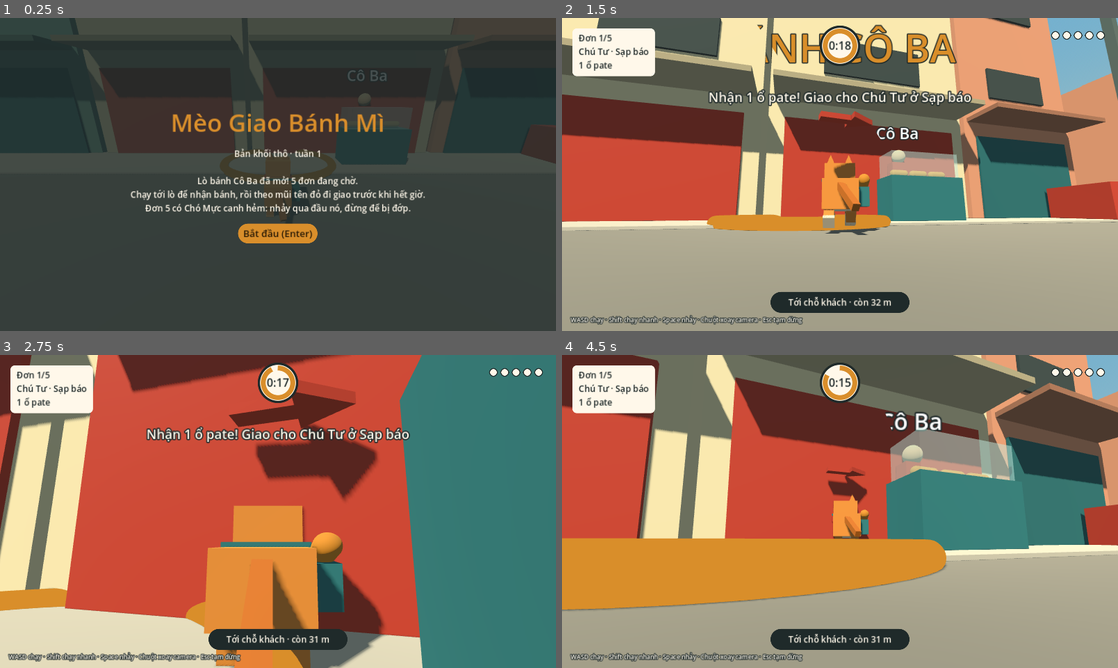
Above: before the commit, frames 1-4 (two rows, left to right).
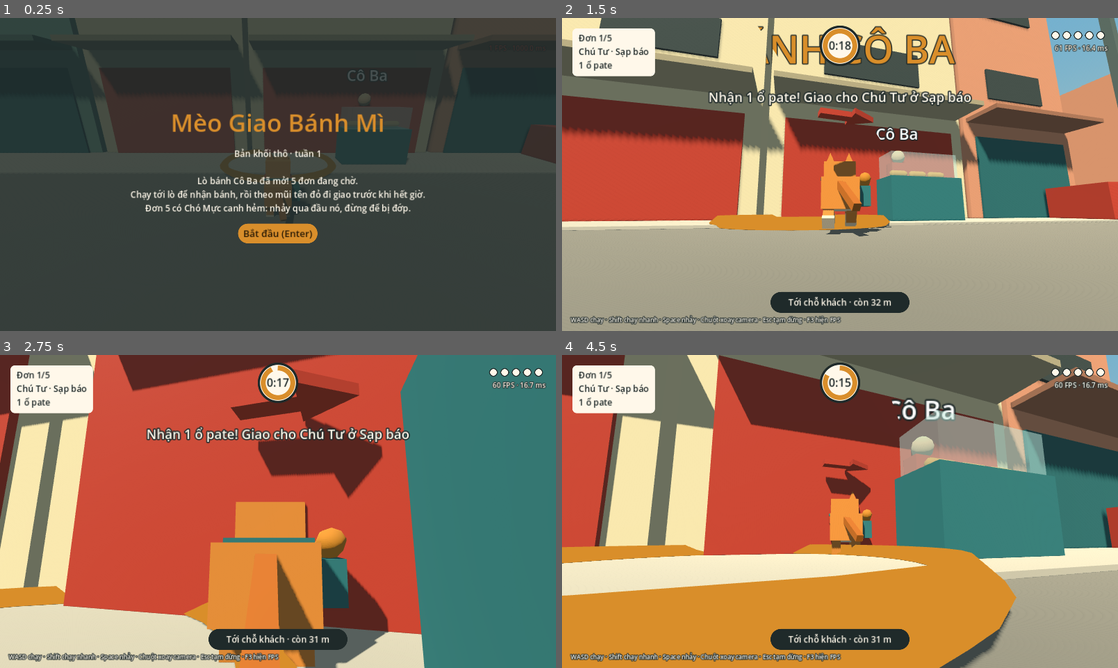
Above: after the commit, the same moments.

Repository: sangdaden/meo-giao-banh-mi
Game: Godot game, scene res://scenes/main.tscn
Two runs of this game, one before a commit and one after it. Both use one fixed random seed, a clock stepped at 60 frames per second and the inputs below.
Inputs (mouse positions are in pixels of both pictures, inside the frame that each line leads up to):
- Up to frame 1 (0.25 s): no input
- Up to frame 2 (1.5 s): click "Bắt đầu (Enter)" at 0.5 s; tap Enter (ui_accept) at 1.25 s; move the mouse to (867, 174) at 1.27 s; hold W (move_forward) from 1.28 s (still down); hold Shift (sprint) from 1.28 s (still down)
- Up to frame 3 (2.75 s): keep holding W (move_forward); tap Space (jump) at 1.52, 2.27 s; move the mouse to (250, 511) at 2.02 s; release Shift (sprint) at 2.03 s; tap Shift (sprint) at 2.1 s
- Up to frame 4 (4.5 s): keep holding W (move_forward); move the mouse to (851, 505) at 2.77 s; hold Shift (sprint) 2.78-3.53 s; move the mouse to (834, 517) at 3.52 s; tap Shift (sprint) at 3.6 s; tap Space (jump) at 3.77 s; move the mouse to (878, 514) at 4.27 s; hold Shift (sprint) from 4.28 s (still down)

The runs differ from the first frame. In frame 1, less than 0.1% of the frame differs, in the area x 39-61%, y 44-52%; in frame 2, 6.3%; in frame 3, 8.4%; in frame 4, 49%, in the area x 0-100%, y 0-100%.

Commit message:
Chạy mượt 60 FPS: gộp khối tĩnh, nội suy chuyển động, bộ đếm FPS
- Gộp các khối tĩnh cùng vật liệu thành một mesh: khoảng 540 đến 890 lệnh vẽ
  mỗi khung hình còn khoảng 165, số tam giác từ 119k xuống 23k.
- Mèo, Chó Mực và camera được nội suy giữa hai nhịp vật lý nên không còn
  giật trên màn hình tần số cao hoặc khi khung hình không đều.
- Bóng đổ 2 tầng, tầm 35 m; bản web tắt MSAA, bóng nhỏ hơn.
- Bộ đếm FPS góc phải, F3 để bật/tắt.

Co-Authored-By: Claude Opus 5.5 (1M context) <noreply@anthropic.com>
Claude-Session: https://claude.ai/code/session_013PZcoCxzxQJZttT13Mnv84

Diff:
--- a/project.godot
+++ b/project.godot
@@ -25,3 +25,6 @@
 [rendering]
 
 anti_aliasing/quality/msaa_3d=2
+anti_aliasing/quality/msaa_3d.web=0
+lights_and_shadows/directional_shadow/size.web=2048
+lights_and_shadows/directional_shadow/soft_shadow_filter_quality.web=0
--- a/scripts/blocks.gd
+++ b/scripts/blocks.gd
@@ -82,3 +82,30 @@
 	l.no_depth_test = false
 	parent.add_child(l)
 	return l
+
+
+## Gộp mọi khối tĩnh cùng vật liệu dưới root thành một mesh duy nhất.
+## Mỗi MeshInstance3D là một lệnh vẽ (draw call); khu phố có khoảng 700 khối nên
+## trình duyệt vẽ không kịp 60 FPS. Gộp lại chỉ còn vài chục lệnh vẽ.
+## Va chạm (StaticBody3D) vẫn giữ nguyên, chỉ phần hình được gộp.
+static func merge_static(root: Node3D) -> void:
+	var tools := {}
+	var mats := {}
+	var to_root := root.global_transform.affine_inverse()
+	for mi: MeshInstance3D in root.find_children("*", "MeshInstance3D", true, false):
+		var m: Material = mi.material_override
+		var key := m.get_instance_id()
+		if not tools.has(key):
+			var st := SurfaceTool.new()
+			st.begin(Mesh.PRIMITIVE_TRIANGLES)
+			tools[key] = st
+			mats[key] = m
+		tools[key].append_from(mi.mesh, 0, to_root * mi.global_transform)
+		mi.get_parent().remove_child(mi)
+		mi.free()
+	for key in tools:
+		var out := MeshInstance3D.new()
+		out.name = "Merged"
+		out.mesh = tools[key].commit()
+		out.material_override = mats[key]
+		root.add_child(out)
--- a/scripts/camera_rig.gd
+++ b/scripts/camera_rig.gd
@@ -5,7 +5,7 @@
 @export var mouse_sensitivity := 0.0035
 @export var stick_speed := 2.8
 @export var distance := 3.2
-@export var follow_speed := 14.0
+@export var follow_speed := 18.0
 @export var look_height := 0.55
 
 var target: Node3D
@@ -44,6 +44,7 @@
 	yaw -= look.x * stick_speed * delta
 	pitch = clampf(pitch - look.y * stick_speed * delta, -1.2, 0.35)
 	if target:
-		var goal := target.global_position + Vector3.UP * look_height
+		var at: Vector3 = target.smooth_position() if target.has_method("smooth_position") else target.global_position
+		var goal := at + Vector3.UP * look_height
 		global_position = global_position.lerp(goal, 1.0 - exp(-follow_speed * delta))
 	rotation = Vector3(pitch, yaw, 0)
--- a/scripts/city.gd
+++ b/scripts/city.gd
@@ -128,10 +128,14 @@
 		cyl.top_radius = 0.18
 		cyl.bottom_radius = 0.25
 		cyl.height = 2.6
+		cyl.radial_segments = 10
+		cyl.rings = 1
 		Blocks.mesh(trunk, cyl, Vector3(0, 1.3, 0), Color("#7A5235"))
 		var crown := SphereMesh.new()
 		crown.radius = 1.6
 		crown.height = 2.8
+		crown.radial_segments = 12
+		crown.rings = 6
 		Blocks.mesh(trunk, crown, Vector3(0, 3.4, 0), Color("#4E8F4A"))
 		var shape := CollisionShape3D.new()
 		var cs := CylinderShape3D.new()
--- a/scripts/dog.gd
+++ b/scripts/dog.gd
@@ -23,6 +23,9 @@
 var _phase := 0.0
 var _zzz: Label3D
 var _bark: Label3D
+var _lie := 0.0
+var _prev_pos := Vector3.ZERO
+var _curr_pos := Vector3.ZERO
 
 const BLACK := Color("#2B2622")
 const EAR := Color("#4A3F37")
@@ -43,6 +46,9 @@
 	shape.position.y = 0.3
 	add_child(shape)
 	_build_visual()
+	_visual.top_level = true  # hình nội suy giữa hai nhịp vật lý, giống mèo
+	_prev_pos = global_position
+	_curr_pos = global_position
 	awake = false
 
 
@@ -75,6 +81,7 @@
 
 
 func _physics_process(delta: float) -> void:
+	_prev_pos = _curr_pos
 	_cooldown = maxf(_cooldown - delta, 0.0)
 	if not is_on_floor():
 		velocity.y -= 28.0 * delta
@@ -106,6 +113,7 @@
 		velocity.x = 0
 		velocity.z = 0
 	move_and_slide()
+	_curr_pos = global_position
 
 	# Animation tạm: nằm khi ngủ, vung chân khi chạy
 	var hspeed := Vector2(velocity.x, velocity.z).length()
@@ -115,4 +123,9 @@
 		var s := 1.0 if i == 0 or i == 3 else -1.0
 		_legs[i].rotation.x = sin(_phase) * 0.8 * k * s
 	var lying := 0.0 if awake else -0.22
-	_visual.position.y = lerpf(_visual.position.y, lying, 1.0 - exp(-6.0 * delta))
+	_lie = lerpf(_lie, lying, 1.0 - exp(-6.0 * delta))
+
+
+func _process(_delta: float) -> void:
+	var smooth := _prev_pos.lerp(_curr_pos, Engine.get_physics_interpolation_fraction())
+	_visual.global_position = smooth + Vector3(0, _lie, 0)
--- a/scripts/hud.gd
+++ b/scripts/hud.gd
@@ -16,6 +16,7 @@
 var distance_label: Label
 var toast: Label
 var hint: Label
+var fps_label: Label
 var start_screen: Control
 var pause_screen: Control
 var end_screen: Control
@@ -73,11 +74,19 @@
 	_place(toast, 0.5, 0.5, Rect2(-500, -200, 1000, 50))
 	root.add_child(toast)
 
-	hint = _label("WASD chạy · Shift chạy nhanh · Space nhảy · Chuột xoay camera · Esc tạm dừng", 14, PAPER)
+	hint = _label("WASD chạy · Shift chạy nhanh · Space nhảy · Chuột xoay camera · Esc tạm dừng · F3 hiện FPS", 14, PAPER)
 	hint.add_theme_color_override("font_outline_color", INK)
 	hint.add_theme_constant_override("outline_size", 6)
 	_place(hint, 0.0, 1.0, Rect2(20, -36, 900, 24))
 	root.add_child(hint)
+
+	# Bộ đếm FPS góc phải, dưới 5 chấm. F3 để bật/tắt.
+	fps_label = _label("", 16, PAPER)
+	fps_label.add_theme_color_override("font_outline_color", INK)
+	fps_label.add_theme_constant_override("outline_size", 6)
+	fps_label.horizontal_alignment = HORIZONTAL_ALIGNMENT_RIGHT
+	_place(fps_label, 1.0, 0.0, Rect2(-224, 58, 200, 24))
+	root.add_child(fps_label)
 
 	start_screen = _overlay(
 		"Mèo Giao Bánh Mì",
@@ -98,6 +107,8 @@
 
 
 func _unhandled_input(event: InputEvent) -> void:
+	if event is InputEventKey and event.pressed and not event.echo and event.physical_keycode == KEY_F3:
+		fps_label.visible = not fps_label.visible
 	# Lúc đang tạm dừng, main.gd bị dừng theo nên HUD tự bắt phím Esc để chơi tiếp
 	if get_tree().paused and event.is_action_pressed("pause"):
 		toggle_pause()
@@ -105,6 +116,10 @@
 
 
 func _process(delta: float) -> void:
+	if fps_label.visible:
+		var fps := Engine.get_frames_per_second()
+		fps_label.text = "%d FPS · %.1f ms" % [fps, 1000.0 / maxf(fps, 1.0)]
+		fps_label.add_theme_color_override("font_color", PAPER if fps >= 55 else (CRUST if fps >= 40 else RED))
 	if _toast_time > 0.0:
 		_toast_time -= delta
 		toast.modulate.a = clampf(_toast_time / 0.4, 0.0, 1.0)
--- a/scripts/main.gd
+++ b/scripts/main.gd
@@ -47,6 +47,7 @@
 	City.build(self)
 	_build_bakery()
 	_build_customers()
+	Blocks.merge_static(self)  # gộp khối tĩnh để giảm lệnh vẽ, phải gọi trước khi thêm mèo, chó
 
 	player = PlayerScript.new()
 	player.name = "Bo"
@@ -137,7 +138,7 @@
 	if state == State.PLAY and order_index < ORDERS.size():
 		var goal := _current_goal()
 		arrow.visible = true
-		arrow.global_position = arrow.global_position.lerp(player.global_position + Vector3.UP * 1.15, 1.0 - exp(-20.0 * delta))
+		arrow.global_position = arrow.global_position.lerp(player.smooth_position() + Vector3.UP * 1.15, 1.0 - exp(-20.0 * delta))
 		var flat_goal := Vector3(goal.x, arrow.global_position.y, goal.z)
 		if arrow.global_position.distance_to(flat_goal) > 0.5:
 			arrow.look_at(flat_goal, Vector3.UP)
@@ -258,7 +259,8 @@
 	sun.light_color = Color("#FFE8C4")
 	sun.light_energy = 0.55 if compat else 0.9
 	sun.shadow_enabled = true
-	sun.directional_shadow_max_distance = 60.0
+	sun.directional_shadow_mode = DirectionalLight3D.SHADOW_PARALLEL_2_SPLITS
+	sun.directional_shadow_max_distance = 35.0  # bóng ở xa không cần, đỡ tốn
 	add_child(sun)
 
 
@@ -271,6 +273,8 @@
 	loaf.radius = 0.07
 	loaf.height = 0.4
 	for i in 3:
+		loaf.radial_segments = 8
+		loaf.rings = 2
 		var m := Blocks.mesh(cart, loaf, Vector3(-0.45 + i * 0.45, 0.55, 0), Color("#D98E2B"))
 		m.rotation_degrees.z = 90
 	# Cô Ba đứng sau tủ
@@ -299,6 +303,8 @@
 	var head := SphereMesh.new()
 	head.radius = 0.17
 	head.height = 0.34
+	head.radial_segments = 10
+	head.rings = 5
 	Blocks.mesh(body, head, Vector3(0, 1.58, 0), Color("#E7B98F"))
 	var shape := CollisionShape3D.new()
 	var bs := BoxShape3D.new()
@@ -329,6 +335,8 @@
 	var torus := TorusMesh.new()
 	torus.inner_radius = 1.25
 	torus.outer_radius = 1.45
+	torus.rings = 32
+	torus.ring_segments = 4
 	Blocks.mesh(self, torus, pos + Vector3(0, 0.05, 0), color, true)
 
 
@@ -347,6 +355,8 @@
 	cyl.top_radius = 0.5
 	cyl.bottom_radius = 0.5
 	cyl.height = 30.0
+	cyl.radial_segments = 12
+	cyl.rings = 1
 	beacon = Blocks.mesh(self, cyl, Vector3.ZERO, Color(1.0, 0.85, 0.4, 0.28), true)
 	beacon.cast_shadow = GeometryInstance3D.SHADOW_CASTING_SETTING_OFF
 
--- a/scripts/player.gd
+++ b/scripts/player.gd
@@ -34,6 +34,9 @@
 var _stun := 0.0
 var _phase := 0.0
 var _was_on_floor := true
+# Vị trí ở hai nhịp vật lý gần nhất, để vẽ mèo nằm giữa hai nhịp cho mượt
+var _prev_pos := Vector3.ZERO
+var _curr_pos := Vector3.ZERO
 
 var visual: Node3D
 var _body: Node3D
@@ -62,6 +65,11 @@
 	shape.position.y = 0.35
 	add_child(shape)
 	_build_visual()
+	# Phần hình tách khỏi thân vật lý: thân di chuyển 60 lần/giây theo nhịp vật lý,
+	# còn hình được nội suy mỗi khung hình nên vẫn mượt trên màn 75, 120, 144 Hz.
+	visual.top_level = true
+	_prev_pos = global_position
+	_curr_pos = global_position
 
 
 ## Mèo dựng bằng khối hộp, mặt quay về -Z (hướng "trước" của Godot).
@@ -96,6 +104,8 @@
 	var loaf := CapsuleMesh.new()
 	loaf.radius = 0.06
 	loaf.height = 0.34
+	loaf.radial_segments = 8
+	loaf.rings = 2
 	var loaf_mi := Blocks.mesh(bread, loaf, Vector3(0.25, 0.46, 0.04), Color("#D98E2B"))
 	loaf_mi.rotation_degrees = Vector3(70, 0, 0)
 	bread.visible = false
@@ -116,6 +126,7 @@
 
 
 func _physics_process(delta: float) -> void:
+	_prev_pos = _curr_pos
 	var on_floor := is_on_floor()
 	_coyote = coyote_time if on_floor else _coyote - delta
 	_buffer = jump_buffer if (can_move and Input.is_action_just_pressed("jump")) else _buffer - delta
@@ -164,11 +175,18 @@
 	if global_position.y < -10.0:
 		global_position = Vector3(-33, 1, -2)
 		velocity = Vector3.ZERO
+	_curr_pos = global_position
 
 
 ## Animation tạm bằng code: vung chân, nhún người, vẫy đuôi.
 ## Tuần 2 sẽ thay bằng AnimationTree với animation làm trong Blender.
+## Vị trí mèo đã nội suy giữa hai nhịp vật lý: camera và mũi tên bám theo vị trí này.
+func smooth_position() -> Vector3:
+	return _prev_pos.lerp(_curr_pos, Engine.get_physics_interpolation_fraction())
+
+
 func _process(delta: float) -> void:
+	visual.global_position = smooth_position()
 	var hspeed := Vector2(velocity.x, velocity.z).length()
 	visual.scale = visual.scale.lerp(Vector3.ONE, 1.0 - exp(-12.0 * delta))
 	if is_on_floor():
Not shown, changed: README.md
